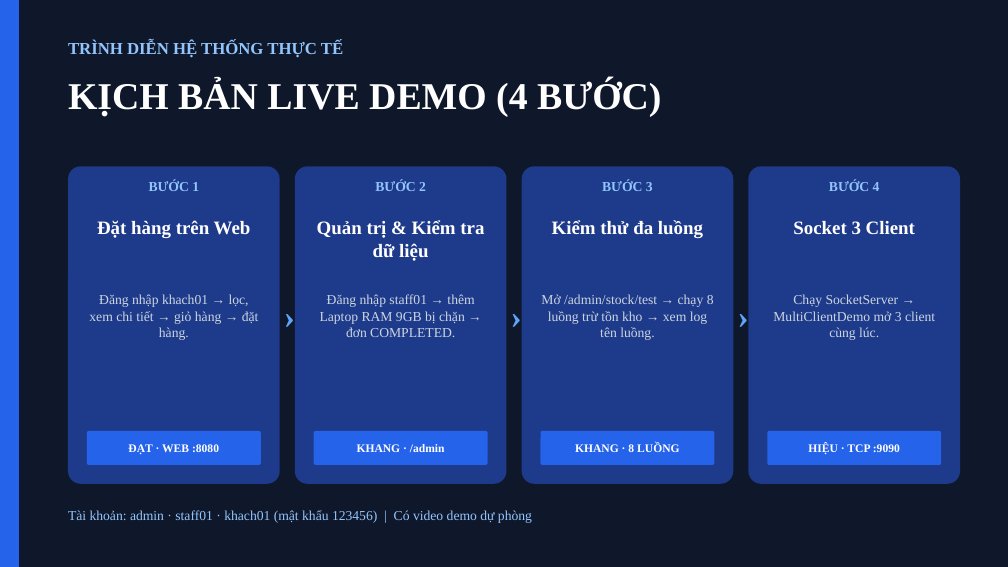
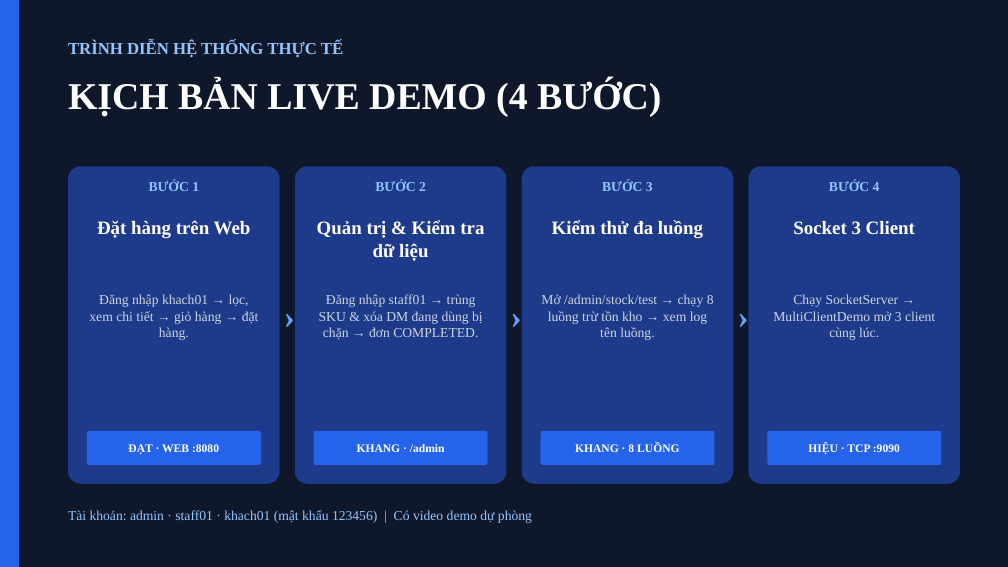
Before and after one commit to luugiahuy13122006-cmd/QuanLyBanLaptop, a slide deck: slide 18 of docs/Slide_LaptopShop_CongNgheJava.pptx. Drawn at 1008x567 pixels with LibreOffice and Linux fonts; fonts in the diff are those of the drawing. Boxes give left, top, right and bottom in pixels: in the first picture for what was removed or moved away, otherwise in the second. Text is boxed around its words. In the diff, an @@ line names an element or a change of style, - is before the commit and + after.

```diff
--- a/docs/Slide_LaptopShop_CongNgheJava.pptx
+++ b/docs/Slide_LaptopShop_CongNgheJava.pptx
@@ text at <box>319,294,483,339</box>: text changed @@
-Đăng nhập staff01 → thêm Laptop RAM 9GB bị chặn → đơn COMPLETED.
+Đăng nhập staff01 → trùng SKU & xóa DM đang dùng bị chặn → đơn COMPLETED.
```
Also in this commit, not shown: 3 other slides changed, 4 other files.
